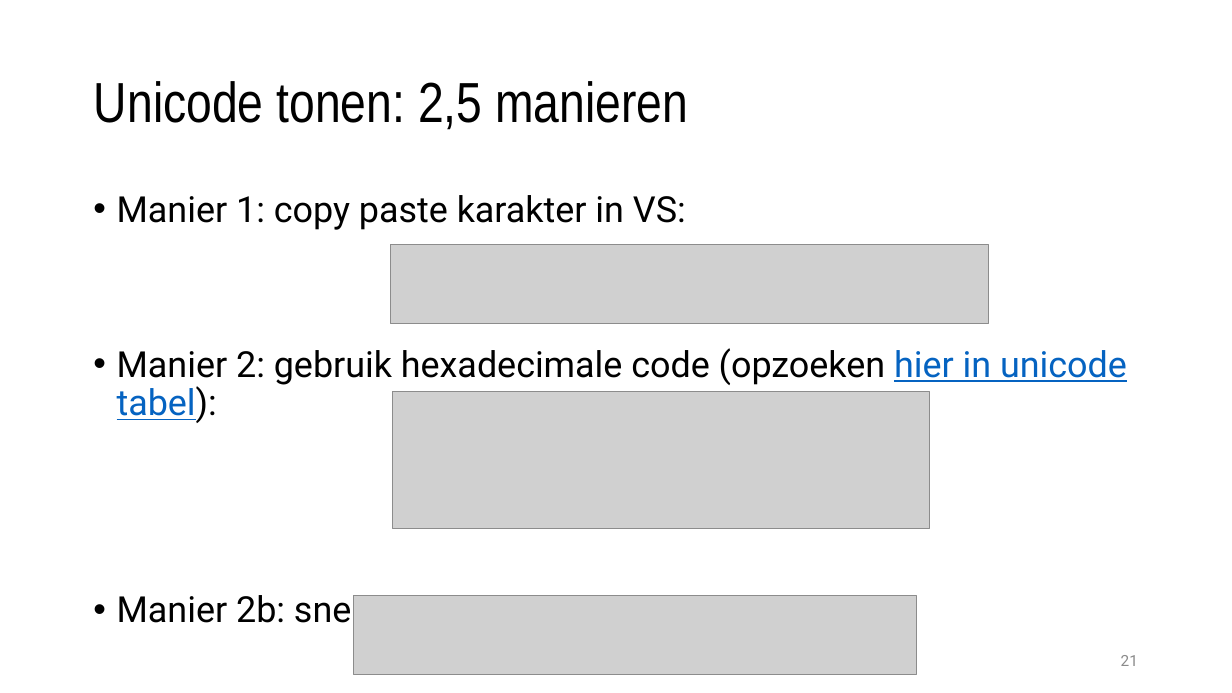
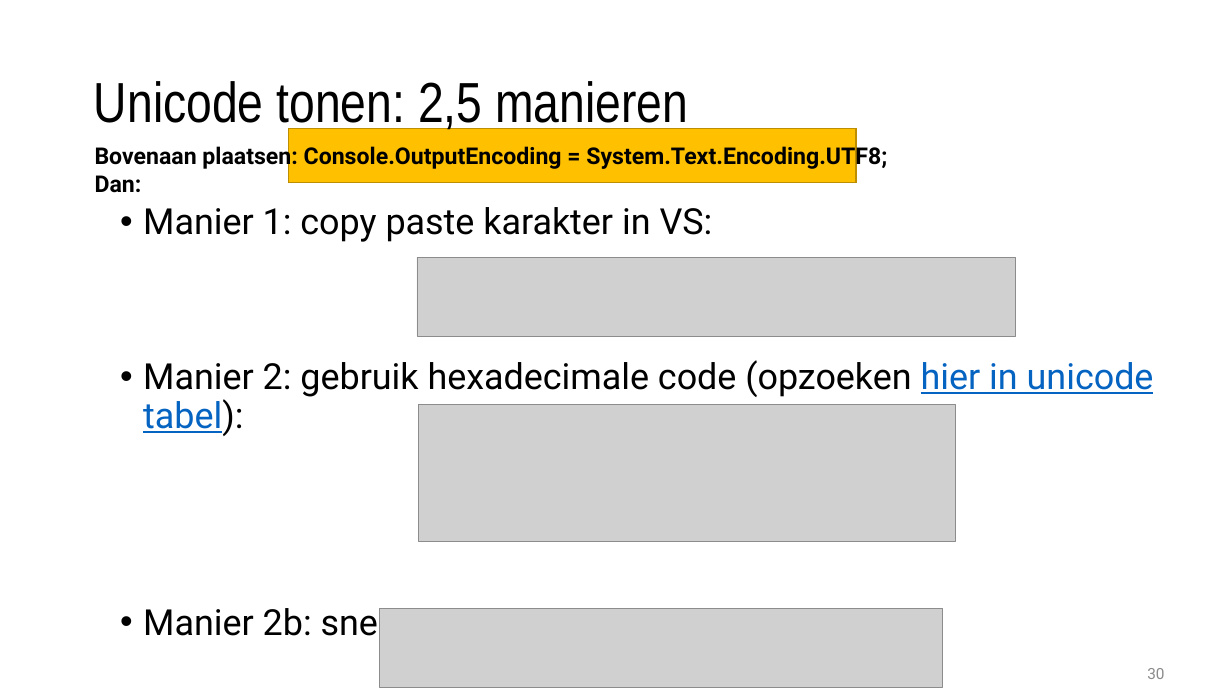
Before and after one commit to timdams/csharpbook, a slide deck: slide 30 of _SLIDES/2020/H3- Tekst in code gebruiken/H3_1_tekst.pptx (slide 21 before the commit). Drawn at 1232x693 pixels with LibreOffice and Linux fonts; fonts in the diff are those of the drawing; grey boxes stand for pictures; background and template pictures are left out. Boxes give left, top, right and bottom in pixels: in the first picture for what was removed or moved away, otherwise in the second. Text is boxed around its words. In the diff, an @@ line names an element or a change of style, - is before the commit and + after.

```diff
--- a/_SLIDES/2020/H3- Tekst in code gebruiken/H3_1_tekst.pptx
+++ b/_SLIDES/2020/H3- Tekst in code gebruiken/H3_1_tekst.pptx
@@ text added at (95,144,887,193), 18 pt, text #000000, bold @@
+Bovenaan plaatsen: Console.OutputEncoding = System.Text.Encoding.UTF8;
+Dan:
@@ rectangle added at (288,128,856,183), fill #FFC000, outline #BD8E00 1 pt @@
@@ picture: place and size @@
-picture at (392,392,929,529)
+picture at (419,405,956,542)
@@ 2 pictures, 1 text: place and size @@
-2 pictures, 1 text at (117,195,1127,675)
+2 pictures, 1 text at (143,207,1154,687)
@@ page number at (1147,668,1164,679): text changed @@
-21
+30
```
Also in this commit, not shown: 5 other slides changed, 23 slides added, 13 slides removed, 11 other files.
